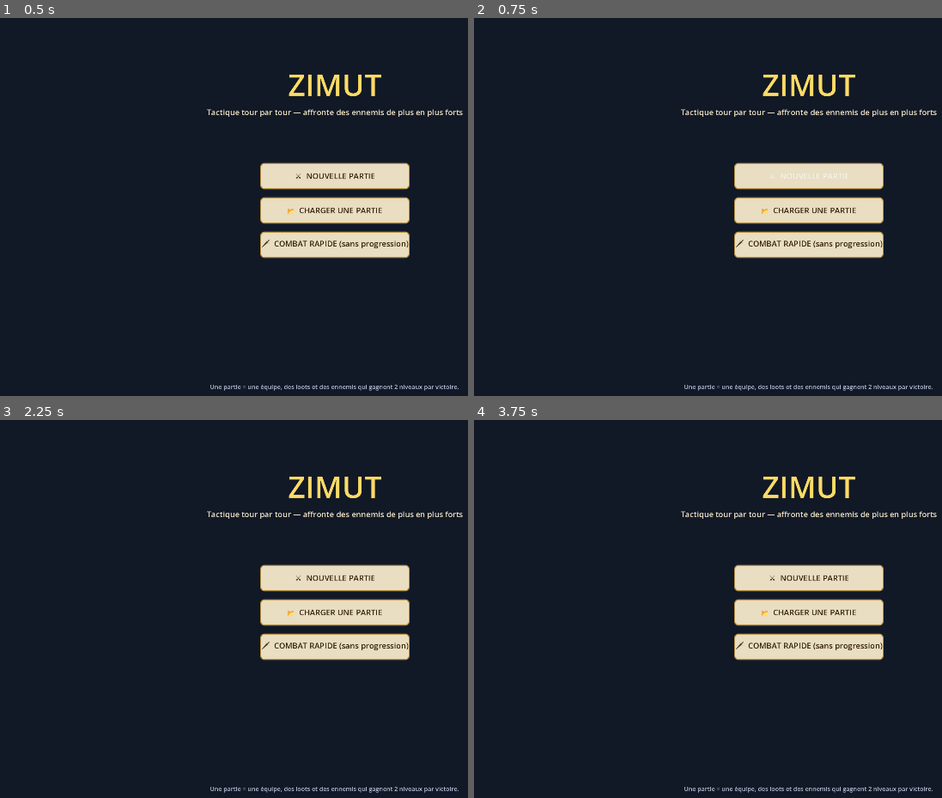
Above: before the commit, frames 1-4 (two rows, left to right).
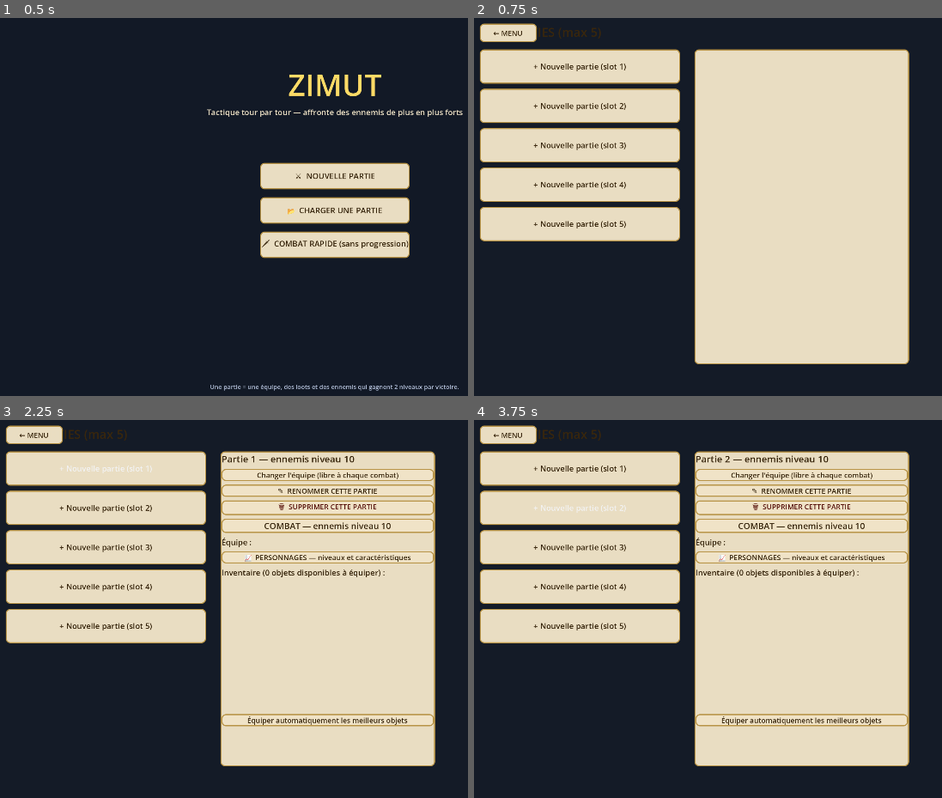
Above: after the commit, the same moments.

Repository: CharlieG42/Zimut
Game: Godot game, scene res://scenes/MainMenu.tscn
Two runs of this game, one before a commit and one after it. Both use one fixed random seed, a clock stepped at 60 frames per second and the inputs below.
Inputs (mouse positions are in pixels of both pictures, inside the frame that each line leads up to):
- Up to frame 1 (0.5 s): no input
- Up to frame 2 (0.75 s): click "⚔ NOUVELLE PARTIE" at 0.5 s
- Up to frame 3 (2.25 s): click (336, 578) at 1.25 s, where only the run before the commit has a clickable "⚔ NOUVELLE PARTIE"; click (107, 469) at 2 s, where only the run after the commit has a clickable "+ Nouvelle partie (slot 1)"
- Up to frame 4 (3.75 s): click (581, 469) at 2.75 s, where only the run after the commit has a clickable "+ Nouvelle partie (slot 1)"; click (581, 506) at 3.5 s, where only the run after the commit has a clickable "+ Nouvelle partie (slot 2)"

Frame 1 is identical in both runs. In frame 2, 53% of the frame differs, in the area x 1-99%, y 1-99%; in frame 3, 53%; in frame 4, 53%.
Error before the commit: Parse Error: Cannot assign a value of type Dictionary to variable "rep" with specified type Array. (res://scripts/GameManager.gd:1022)

Commit message:
fix(zimut): type Dictionary pour rep (_beacon_replicas) — corrige le crash au lancement d'un combat
Co-authored-by: CharlieG42 <CharlieG42@users.noreply.github.com>

Diff:
--- a/prototype/zimut/scripts/GameManager.gd
+++ b/prototype/zimut/scripts/GameManager.gd
@@ -1019,7 +1019,7 @@
 	# Balises du Chasseur : chaque zone d'attaque touchée réplique les dégâts de
 	# zone autour des balises alliées qui couvrent une case touchée.
 	if p["aoe"] == "zone":
-		var rep: Array = _beacon_replicas(caster, spell, p, cell, base)
+		var rep: Dictionary = _beacon_replicas(caster, spell, p, cell, base)
 		if rep.size() > 0:
 			total += int(rep["dmg"])
 			names.append("balise (%d)" % int(rep["dmg"]))
